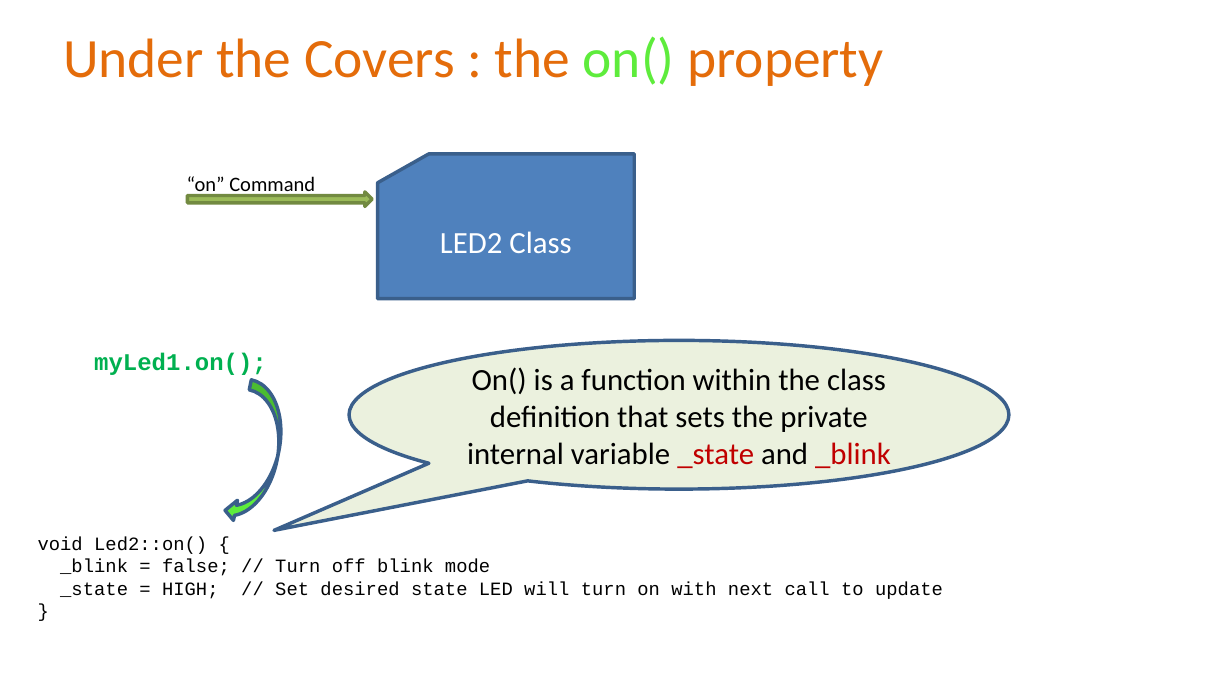
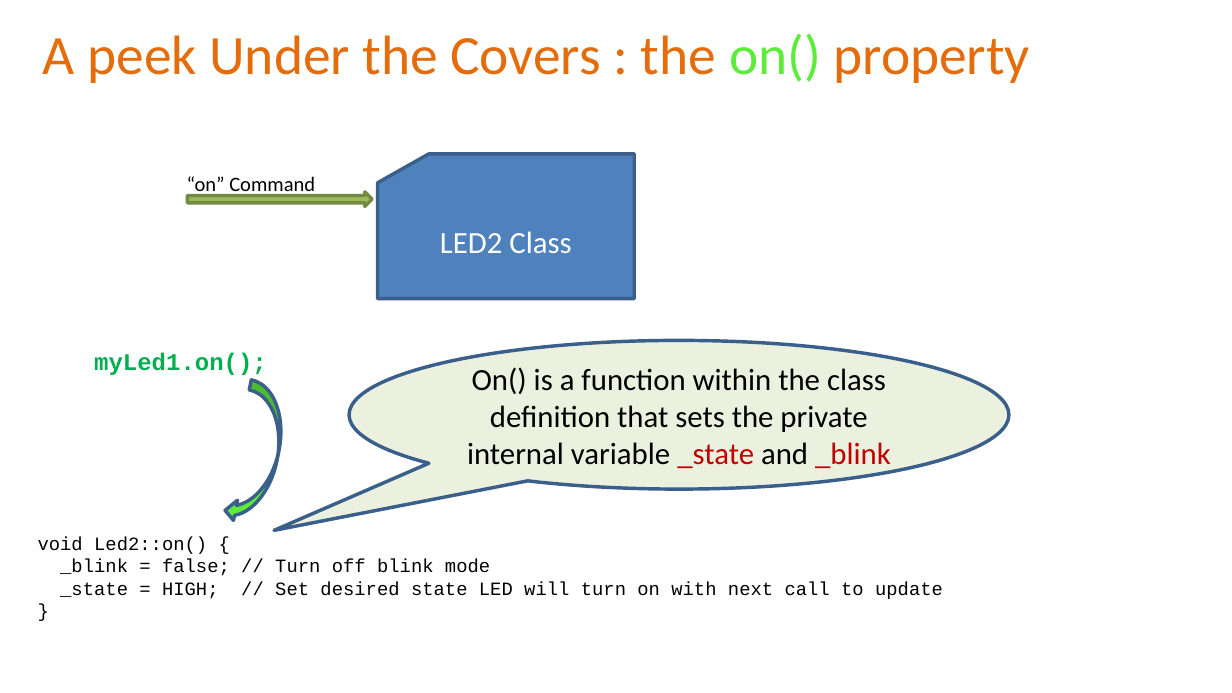
Before and after one commit to Alan-Lomax/MERG-SIG-Presentations, a slide deck: slide 10 of Part 4 - Introduction to Class Programming.pptx (slide 11 before the commit). Drawn at 1232x693 pixels with LibreOffice and Linux fonts; fonts in the diff are those of the drawing; background and template pictures are left out. Boxes give left, top, right and bottom in pixels: in the first picture for what was removed or moved away, otherwise in the second. Text is boxed around its words. In the diff, an @@ line names an element or a change of style, - is before the commit and + after.

```diff
--- a/Part 4 - Introduction to Class Programming.pptx
+++ b/Part 4 - Introduction to Class Programming.pptx
@@ title at bbox=[43, 33, 1030, 83]: text changed @@
-Under the Covers : the on() property
+A peek Under the Covers : the on() property
```
Also in this commit, not shown: 4 other slides changed, 4 slides added, 1 slide removed.
